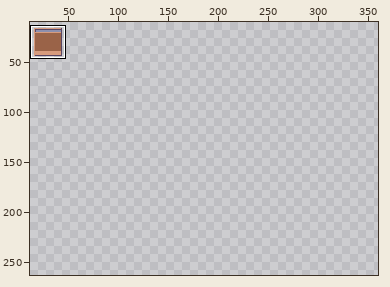
Pixel-art file: Aseprite/mockup/ui.aseprite. Above: a wide view before the commit, with the close-up outlined.
Close-up. Before the edit:
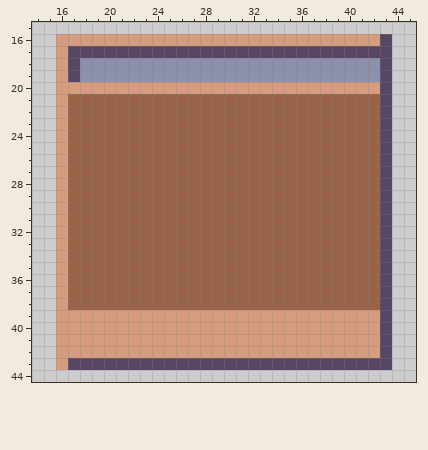
360x360 pixels, 1 frame. Shown: x 14..45, y 15..44. The wide view leaves out empty margins. The commit also changed other parts of the picture, which this record leaves out.
And afterwards:
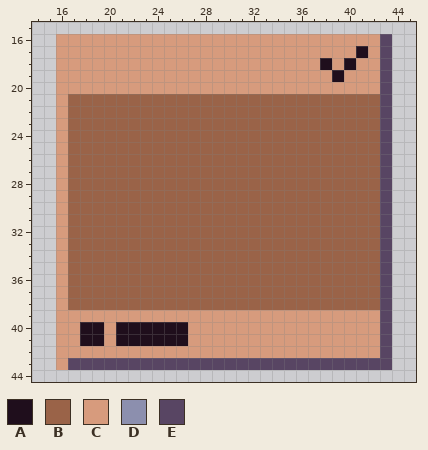
Palette (. is transparent): A #1f0e1c  B #9a6348  C #d79b7d  D #8c8fae  E #584563
Edits made:
layer "Background" added
layer "Layer 2" now shown
layer "Layer 1" removed
Layer "Layer 2":
Colour A replaces colour C in rows 40 to 41 at x 18 to 19 and 21 to 26.
Colour A replaces colour D in row 18 at x 38 and 40; in row 19 at x 39.
Colour A replaces colour E in row 17 at x 41.
Colour C replaces colour D in row 18 at x 18 to 37, 39 and 41 to 42; in row 19 at x 18 to 38 and 40 to 42.
Colour C replaces colour E in row 17 at x 17 to 40 and 42; in rows 18 to 19 at x 17.
